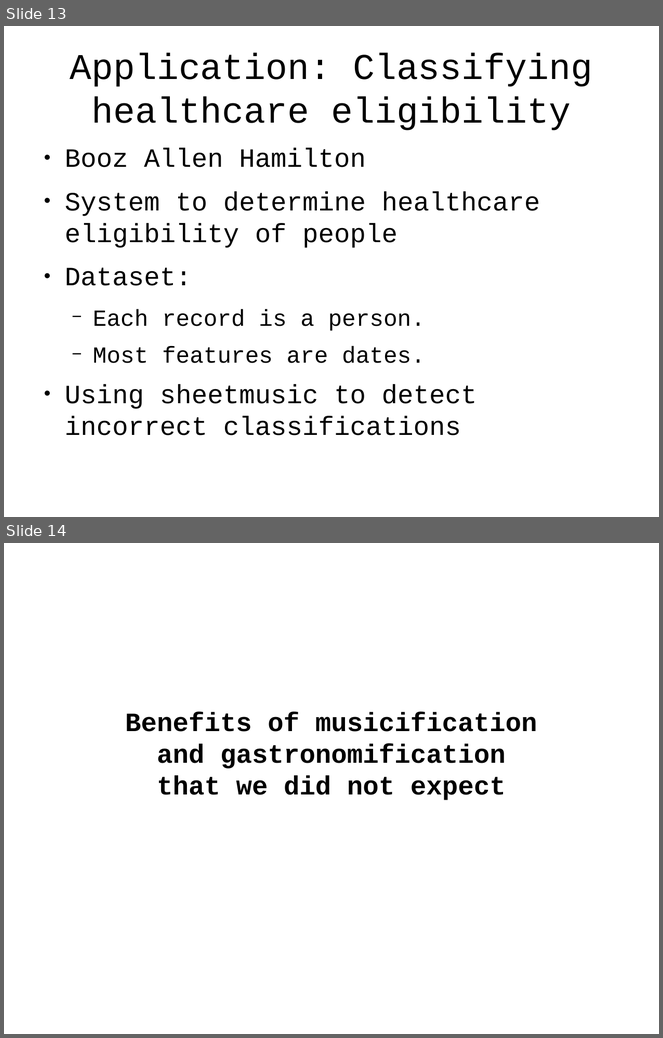
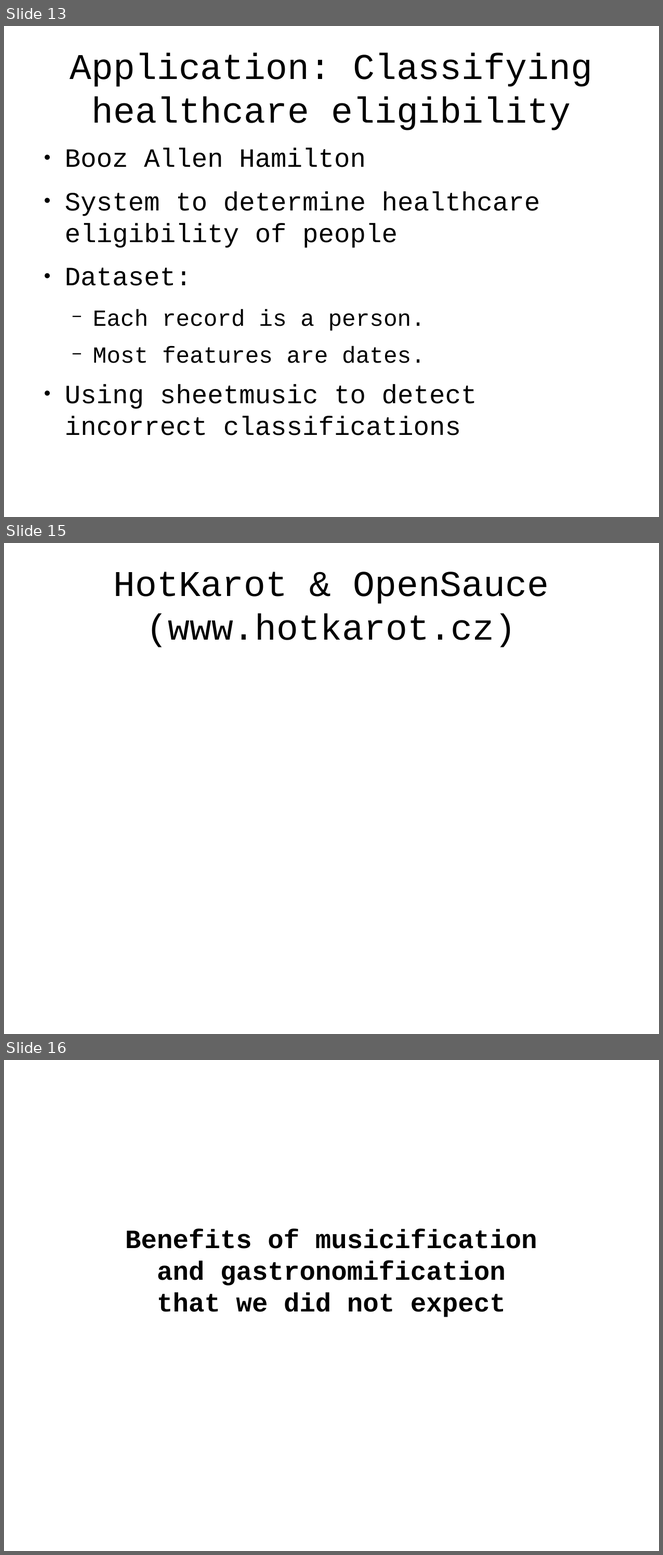
Before and after one commit to tlevine/gastronomification-big-data-talk, a slide deck: big-senses.odp. Shown one above the other, each under a label of ours: slides 13 and 14 before the commit, slides 13, 15 and 16 after it; the slides between them are not shown. The pictures are 663x1038 and 663x1555 pixels, drawn with LibreOffice and Linux fonts; fonts in the diff are those of the drawing; background and template pictures are left out. Boxes give left, top, right and bottom in pixels: in the first picture for what was removed or moved away, otherwise in the second. Text is boxed around its words. In the diff, an @@ line names an element or a change of style, - is before the commit and + after.

Commit message:
slides

```diff
--- a/big-senses.odp
+++ b/big-senses.odp
@@ slide 15 added at [4, 543, 659, 1034], background #FFFFFF @@
@@ title added at [113, 572, 549, 648], 44 pt, text #000000 @@
+HotKarot & OpenSauce
+(www.hotkarot.cz)
@@ what was slide 14 is now slide 16 @@
```
Also in this commit, not shown: 4 slides changed, 1 other slide added.
